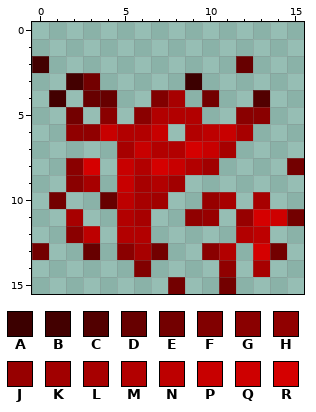
Two states of a pixel-art sprite, assets/minecraft/textures/custom/block/blood/blood1_s.png. The first picture shows the starting point.
The file is 16x16 pixels. Colours within 5 levels of each other are drawn and written as one.
Palette (. is transparent): A #3c0000  B #430000  C #520000  D #670000  E #730000  F #810000  G #8a0000  H #900000  J #970000  K #a10000  L #a70000  M #b20000  N #bd0000  P #c80000  Q #ce0000  R #d50000
Pixels before, first column x 0:
 2 B...........D...
 3 ..BE.....A......
 4 .B.DD..FL.E..C..
 5 ..E.G.GMMM..GG..
 6 ..HHPMMP.MNPL...
 7 .....LPMMRPL....
 8 ..GR.PMRPMK....E
 9 ..GL.PLMK.......
10 .E..DNLK..JL.L..
11 ..L..ML..HJ.JRQE
12 ..GN.MM.....MN..
13 E..D.GLE..GM.RE.
14 ......F....H.L..
15 ........E..E....
New version:
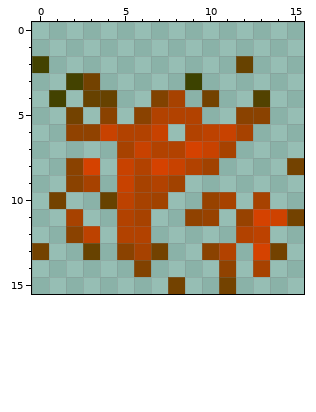
The edit:
colour A: #3c0000 -> #3c4200
colour B: #430000 -> #434200
colour C: #520000 -> #524200
colour D: #670000 -> #674200
colour E: #730000 -> #734200
colour F: #810000 -> #814200
colour G: #8a0000 -> #8a4200
colour H: #900000 -> #904200
colour J: #970000 -> #974200
colour K: #a10000 -> #a14200
colour L: #a70000 -> #a74200
colour M: #b20000 -> #b24200
colour N: #bd0000 -> #bd4200
colour P: #c80000 -> #c84200
colour Q: #ce0000 -> #ce4200
colour R: #d50000 -> #d54200
Pixel boxes of the changes (left, top, right, bottom) in both pictures:
changed: (32, 56, 304, 294)
